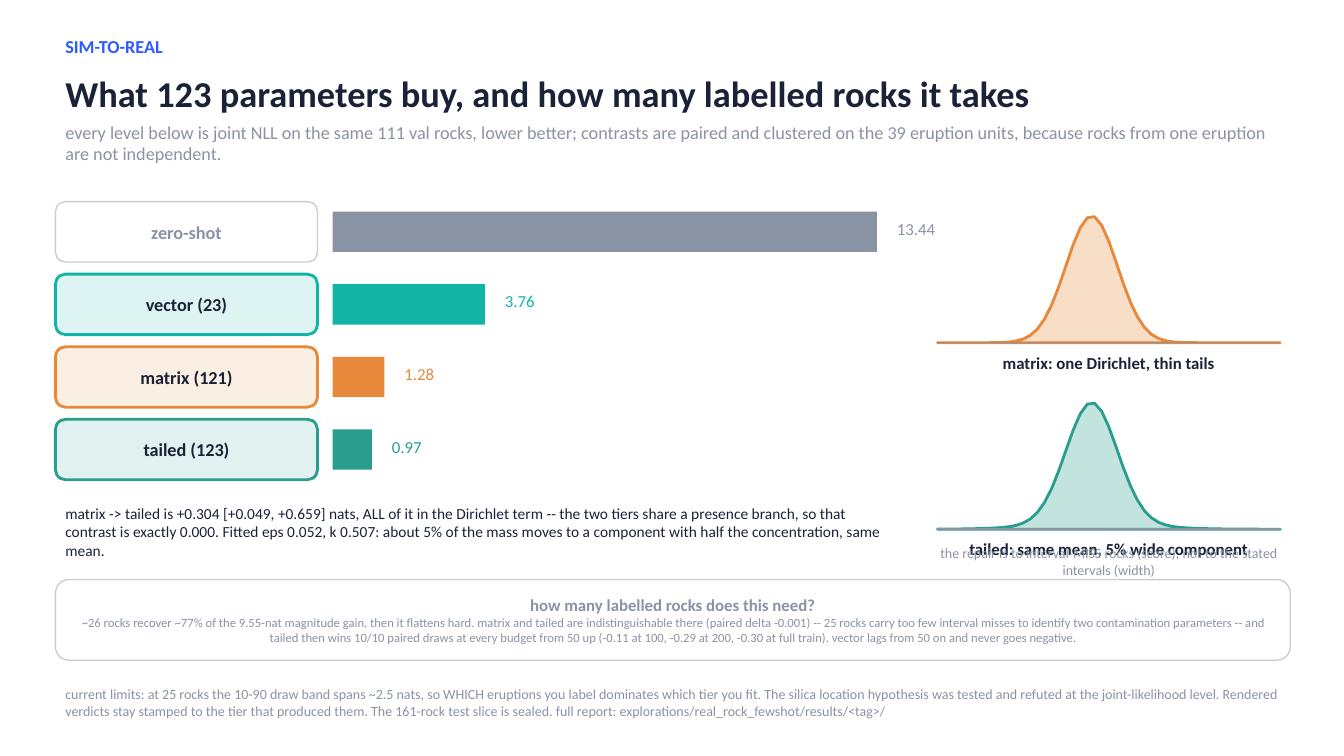
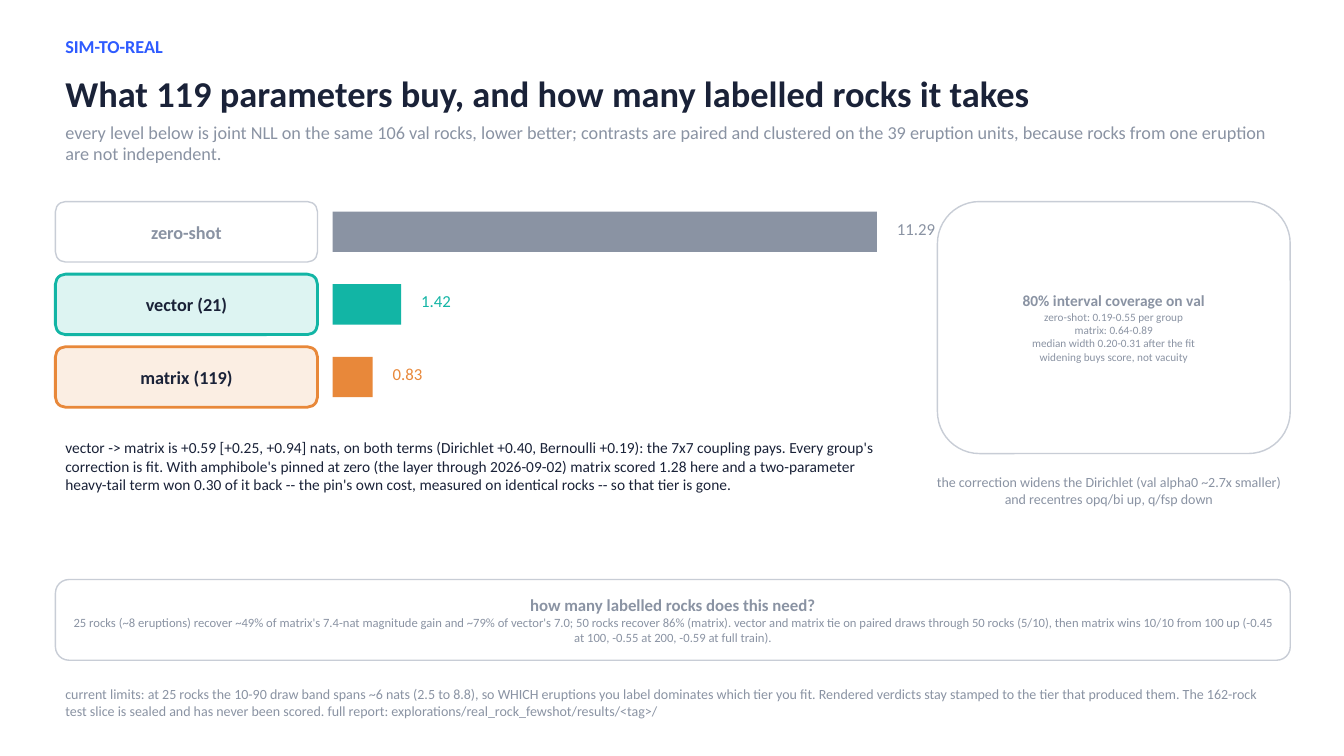
Before and after one commit to matthew-j-liu/phasecast, a slide deck: slide 23 of slides/overview.pptx. Drawn at 1344x756 pixels with LibreOffice and Linux fonts; fonts in the diff are those of the drawing. Boxes give left, top, right and bottom in pixels: in the first picture for what was removed or moved away, otherwise in the second. Text is boxed around its words. In the diff, an @@ line names an element or a change of style, - is before the commit and + after.

Commit message:
delete the tailed recalibrator tier and promote matrix (119 parameters) to canonical, since its margin was the amphibole pin's cost (journal 2026-09-03). Tier, contamination branch, curve arm, point-count responsibility read and two tests go, the acceptance script becomes the vector-vs-matrix read, the curve is re-run without the arm on the recorded constants, and the deck's recalibrator slides are rewritten and regenerated.

```diff
--- a/slides/overview.pptx
+++ b/slides/overview.pptx
@@ text at [65, 81, 1030, 113]: text changed @@
-What 123 parameters buy, and how many labelled rocks it takes
+What 119 parameters buy, and how many labelled rocks it takes
@@ text at [65, 126, 1266, 163]: text changed @@
-every level below is joint NLL on the same 111 val rocks, lower better; contrasts are paired and clustered on the 39 eruption units, because rocks from one eruption are not independent.
+every level below is joint NLL on the same 106 val rocks, lower better; contrasts are paired and clustered on the 39 eruption units, because rocks from one eruption are not independent.
@@ rounded rectangle added at [938, 202, 1291, 454], fill #FFFFFF, outline #C8CDD6 1 pt, 8 pt, text #8A93A3 @@
+80% interval coverage on val
+zero-shot: 0.19-0.55 per group
+matrix: 0.64-0.89
+median width 0.20-0.31 after the fit
+widening buys score, not vacuity
@@ text at [897, 224, 935, 235]: text changed @@
-13.44
+11.29
@@ freeform shape removed at [938, 217, 1280, 343] @@
@@ text in rounded rectangle at [146, 297, 227, 314]: text changed @@
-vector (23)
+vector (21)
@@ rectangle: place and size @@
-rectangle at [333, 284, 485, 325]
+rectangle at [333, 284, 401, 325]
@@ text at [421, 296, 451, 307]: text changed @@
-3.76
+1.42
@@ rectangle: place and size @@
-rectangle at [333, 357, 384, 397]
+rectangle at [333, 357, 373, 397]
@@ elbow line removed from (938, 343) to (1280, 343) @@
@@ text removed at [1003, 357, 1215, 371] @@
-matrix: one Dirichlet, thin tails
@@ text in rounded rectangle at [140, 370, 233, 387]: text changed @@
-matrix (121)
+matrix (119)
@@ text at [393, 368, 423, 380]: text changed @@
-1.28
+0.83
@@ rounded rectangle removed at [55, 419, 318, 480] @@
-tailed (123)
@@ freeform shape removed at [938, 403, 1280, 529] @@
@@ text added at [65, 442, 873, 493], 11 pt, text #1A2238 @@
+vector -> matrix is +0.59 [+0.25, +0.94] nats, on both terms (Dirichlet +0.40, Bernoulli +0.19): the 7x7 coupling pays. Every group's correction is fit. With amphibole's pinned at zero (the layer through 2026-09-02) matrix scored 1.28 here and a two-parameter heavy-tail term won 0.30 of it back -- the pin's own cost, measured on identical rocks -- so that tier is gone.
@@ rectangle removed at [333, 430, 372, 470] @@
@@ text removed at [392, 442, 422, 453] @@
-0.97
@@ text added at [937, 477, 1281, 506], 10 pt, text #8A93A3 @@
+the correction widens the Dirichlet (val alpha0 ~2.7x smaller) and recentres opq/bi up, q/fsp down
@@ text removed at [65, 508, 879, 556] @@
-matrix -> tailed is +0.304 [+0.049, +0.659] nats, ALL of it in the Dirichlet term -- the two tiers share a presence branch, so that contrast is exactly 0.000. Fitted eps 0.052, k 0.507: about 5% of the mass moves to a component with half the concentration, same mean.
@@ elbow line removed from (938, 529) to (1280, 529) @@
@@ text removed at [940, 546, 1277, 577] @@
-the repair is to interval-MISS rocks (score), not to the stated intervals (width)
@@ text removed at [969, 543, 1248, 560] @@
-tailed: same mean, 5% wide component
@@ text in rounded rectangle at [74, 618, 1273, 644]: text changed @@
-~26 rocks recover ~77% of the 9.55-nat magnitude gain, then it flattens hard. matrix and tailed are indistinguishable there (paired delta -0.001) -- 25 rocks carry too few interval misses to identify two contamination parameters -- and tailed then wins 10/10 paired draws at every budget from 50 up (-0.11 at 100, -0.29 at 200, -0.30 at full train). vector lags from 50 on and never goes negative.
+25 rocks (~8 eruptions) recover ~49% of matrix's 7.4-nat magnitude gain and ~79% of vector's 7.0; 50 rocks recover 86% (matrix). vector and matrix tie on paired draws through 50 rocks (5/10), then matrix wins 10/10 from 100 up (-0.45 at 100, -0.55 at 200, -0.59 at full train).
@@ text at [65, 689, 1257, 719]: text changed @@
-current limits: at 25 rocks the 10-90 draw band spans ~2.5 nats, so WHICH eruptions you label dominates which tier you fit. The silica location hypothesis was tested and refuted at the joint-likelihood level. Rendered verdicts stay stamped to the tier that produced them. The 161-rock test slice is sealed. full report: explorations/real_rock_fewshot/results/<tag>/
+current limits: at 25 rocks the 10-90 draw band spans ~6 nats (2.5 to 8.8), so WHICH eruptions you label dominates which tier you fit. Rendered verdicts stay stamped to the tier that produced them. The 162-rock test slice is sealed and has never been scored. full report: explorations/real_rock_fewshot/results/<tag>/
```
Also in this commit, not shown: 1 other slide changed, 35 other files.
